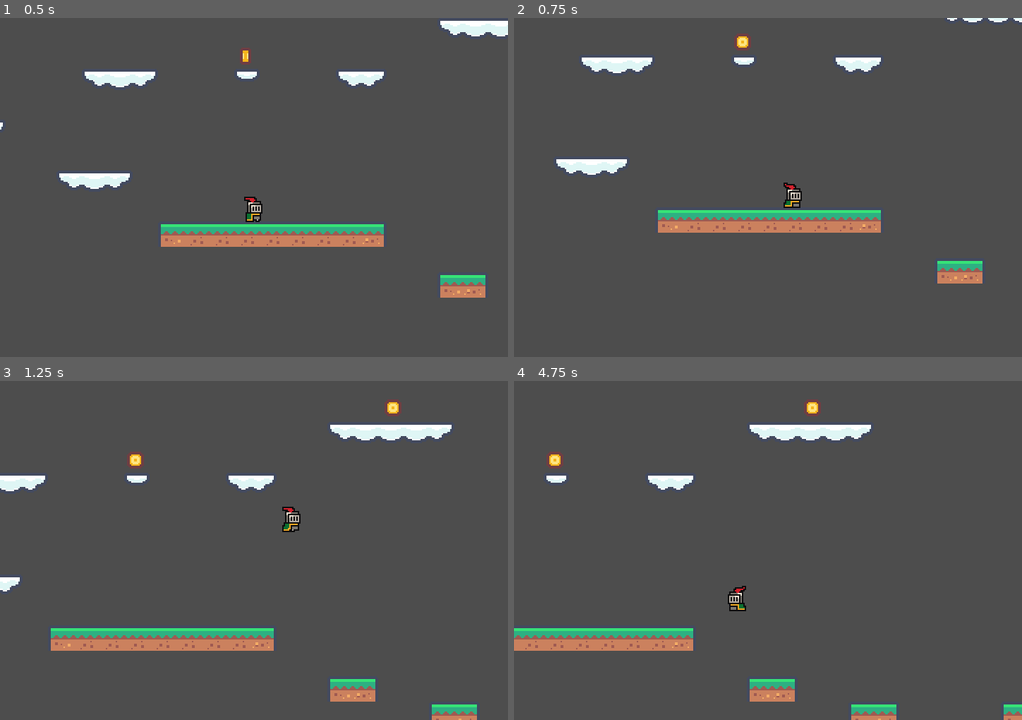
Above: before the commit, frames 1-4 (two rows, left to right).
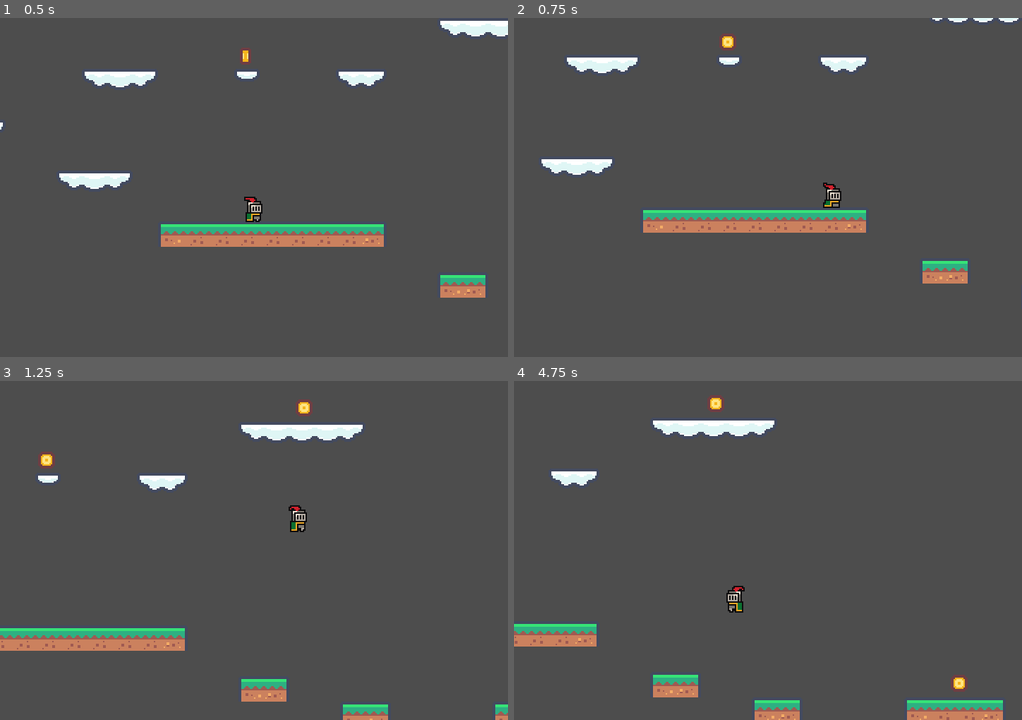
Above: after the commit, the same moments.

Repository: Slime-x/First-Platformer
Game: Godot game, scene res://scenes/level_1.tscn
Two runs of this game, one before a commit and one after it. Both use one fixed random seed, a clock stepped at 60 frames per second and the inputs below.
Inputs (mouse positions are in pixels of both pictures, inside the frame that each line leads up to):
- Up to frame 1 (0.5 s): no input
- Up to frame 2 (0.75 s): tap Enter at 0.5 s; move the mouse to (879, 170) at 0.52 s; hold D (Right) from 0.53 s (still down); tap Q (Dash) at 0.6 s; click (879, 170) at 0.67 s
- Up to frame 3 (1.25 s): keep holding D (Right); tap Space (Jump) at 0.77, 0.8, 1.07 s
- Up to frame 4 (4.75 s): move the mouse to (666, 567) at 1.27 s; tap Space (Jump) at 1.35, 1.52, 1.82, 2.3, 3.02, 3.32, 3.77, 3.8, 4.07, 4.52 s; tap Q (Dash) at 1.55, 2.1, 3.05, 4.35 s; move the mouse to (818, 475) at 2.02 s; release D (Right) at 2.03 s; hold A (Left) 2.03-2.78 s; move the mouse to (742, 618) at 2.77 s; hold D (Right) 2.78-4.28 s; tap Alt at 2.85 s; click (742, 618) at 2.92 s; move the mouse to (920, 601) at 3.52 s; tap Shift at 3.6 s; move the mouse to (615, 499) at 4.27 s; hold A (Left) from 4.28 s (still down)

Frame 1 is identical in both runs. In frame 2, 3.0% of the frame differs, in the area x 5-100%, y 0-79%; in frame 3, 7.6%; in frame 4, 8.6%, in the area x 0-100%, y 4-100%.

Commit message:
Still finishing player movement.. Smoothing it out and all

Diff:
--- a/scenes/player.tscn
+++ b/scenes/player.tscn
@@ -18,6 +18,10 @@
 [sub_resource type="AtlasTexture" id="AtlasTexture_fjrip"]
 atlas = ExtResource("2_qhqgy")
 region = Rect2(96, 0, 32, 32)
+
+[sub_resource type="AtlasTexture" id="AtlasTexture_a38lo"]
+atlas = ExtResource("2_qhqgy")
+region = Rect2(0, 0, 32, 32)
 
 [sub_resource type="AtlasTexture" id="AtlasTexture_g2els"]
 atlas = ExtResource("2_qhqgy")
@@ -104,6 +108,14 @@
 }, {
 "frames": [{
 "duration": 1.0,
+"texture": SubResource("AtlasTexture_a38lo")
+}],
+"loop": 0,
+"name": &"jump",
+"speed": 5.0
+}, {
+"frames": [{
+"duration": 1.0,
 "texture": SubResource("AtlasTexture_g2els")
 }, {
 "duration": 1.0,
@@ -168,10 +180,8 @@
 position = Vector2(0, -3)
 scale = Vector2(2, 2)
 sprite_frames = SubResource("SpriteFrames_qtct1")
-animation = &"run"
+animation = &"jump"
 autoplay = "idle"
-frame = 10
-frame_progress = 0.9273835
 
 [node name="CollisionShape2D" type="CollisionShape2D" parent="." unique_id=502633701]
 position = Vector2(0, 8.5)
--- a/scripts/player.gd
+++ b/scripts/player.gd
@@ -11,6 +11,8 @@
 var dash_speed = 1000
 var dash_time = 0.2
 var dash_direction = 1
+var dash_no = 1
+var is_jumping = false
 
 func _physics_process(delta: float) -> void:
 	# Add the gravity.
@@ -21,16 +23,16 @@
 
 	if is_on_floor():
 		jump = 2
+		is_jumping = false
 
 
 	if Input.is_action_just_pressed("Jump") and jump>0:
 		velocity.y = JUMP_VELOCITY
 		jump -= 1
+		animate_sprite.play("jump")
+		is_jumping = true
+		print("false")
 
-	if Input.is_action_just_pressed("Dash") and not is_dashing:
-		dash()
-	if is_dashing:
-		velocity.x = dash_direction * dash_speed
 
 
 	# Die when fall of
@@ -47,23 +49,36 @@
 		velocity.x = move_toward(velocity.x, 0, SPEED)
 
 	if velocity.x > 0.1:
-		animate_sprite.play("run")
+		if not is_jumping:
+			animate_sprite.play("run")
 		dash_direction = 1
 		animate_sprite.flip_h = false
 	elif velocity.x < -0.1:
 		dash_direction = -1
-		animate_sprite.play("run")
+		if not is_jumping:
+			animate_sprite.play("run")
 		animate_sprite.flip_h = true
 	else:
-		animate_sprite.play("idle")
+		if not is_jumping:
+			animate_sprite.play("idle")
+
+	if Input.is_action_just_pressed("Dash") and not is_dashing and dash_no == 1:
+		dash()
+		await get_tree().create_timer(1.5).timeout
+		print("Dash reload")
+		dash_no = 1
+	if is_dashing:
+		velocity.x = dash_direction * dash_speed
 
 	move_and_slide()
 
 func dash():
 	is_dashing = true
-	var direction = Input.get_axis("Left","Right")
-	if direction != 0:
-		dash_direction = direction
-	await get_tree().create_timer(2).timeout
+	dash_no = 0
+	#var direction = Input.get_axis("Left","Right")
+	#if direction != 0:
+		#dash_direction = direction
+	#else:
+		#dash_direction = 1
+	await get_tree().create_timer(dash_time).timeout
 	is_dashing = false
-	print("Dash")
